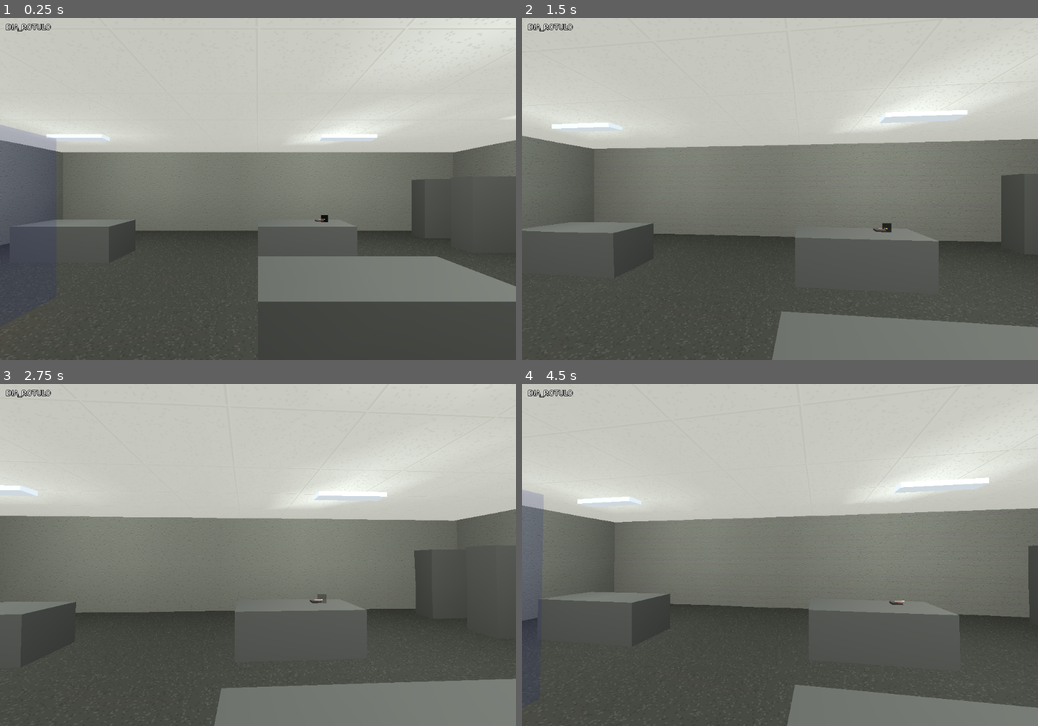
Above: before the commit, frames 1-4 (two rows, left to right).
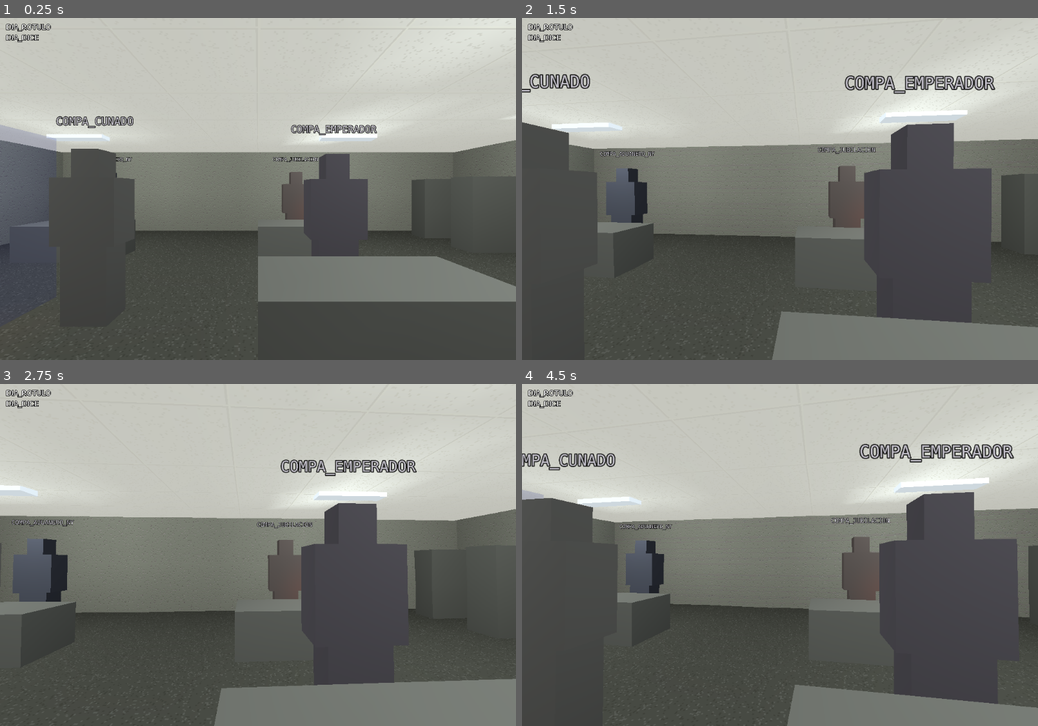
Above: after the commit, the same moments.

Repository: eGurucharri/expediente-legado
Game: Godot game, scene res://escenas/dia.tscn
The game is run twice, just before and just after one commit, with the same random seed, the same clock (stepped at 60 frames per second) and the same inputs.
Inputs (mouse positions are in pixels of both pictures, inside the frame that each line leads up to):
- Up to frame 1 (0.25 s): no input
- Up to frame 2 (1.5 s): tap Enter at 0.5 s; move the mouse to (805, 189) at 0.52 s; hold Up (ui_up) from 0.53 s (still down); tap Space at 1.25 s; move the mouse to (754, 189) at 1.27 s
- Up to frame 3 (2.75 s): keep holding Up (ui_up); tap Enter at 2 s; move the mouse to (268, 548) at 2.02 s
- Up to frame 4 (4.5 s): keep holding Up (ui_up); tap Space at 2.75, 4.25 s; move the mouse to (774, 561) at 2.77 s; tap Enter at 3.5 s; move the mouse to (816, 558) at 3.52 s; move the mouse to (738, 551) at 4.27 s

The runs differ from the first frame. In frame 1, 6.1% of the frame differs, in the area x 1-74%, y 4-91%; in frame 2, 13%; in frame 3, 8.6%; in frame 4, 15%, in the area x 0-97%, y 4-100%.

Commit message:
feat(oficina): compañeros que cambian con cada vida laboral
Cierra #125. La planta 4 eran cuatro mesas idénticas y nadie en ellas.

`companeros.gd` (puro) es el roster y quién se sienta esta vuelta. El cuñado
está SIEMPRE y es el primero —es la continuidad, igual que el gato—; los otros
tres se sortean por una semilla guardada en la jornada, así que te reasignan y
los de al lado son otros, pero recargar la partida no los cambia. Una oficina
cuya gente cambia al recargar no es una oficina.

El roster mezcla dos vetas a propósito: arquetipos de oficina de 1998 (el
becario que no consta en ninguna nómina, la que se jubila en tres semanas, el
de la mesa de en medio, el que lleva desde las nueve al teléfono) y gente real
que de verdad acabó archivando — el último emperador, que tras la reeducación
trabajó de archivero y editor; el que pasó diecinueve años de inspector de
aduanas después de escribir una novela que no leyó nadie; el auxiliar de
correspondencia comercial; el de treinta años en el Departamento de Riegos; el
que estuvo veinte años en un fielato pintando selvas que no había visto. A
ninguno se le nombra: se le reconoce, o no, y las dos cosas están bien.

**Ninguno da información.** Es la regla de `Cunado` extendida a todos, y va
codificada igual: una prueba recorre TODO lo que pueden decir y falla si
aparece el folio de un documento o el nombre de un sospechoso. Un compañero que
suelte un dato es un sistema de pistas con silla.

Hablan al acercarte y no al pulsarles, porque esto es un sitio y no un menú; y
lo que dicen rota con el día, no al azar — alguien que dijera otra cosa cada
vez que pasas por delante no estaría hablando, estaría sorteando.

Dos cosas que se vieron solo al mirar la captura: el nombre de quien tienes al
lado ocupaba media pantalla (ahora es una etiqueta y se apaga de lejos), y se
entraba en la oficina con un compañero a metro y medio de la cara, saludando
antes de que hubieras dado un paso.

Verificado: 368 pruebas (349 antes).

Co-Authored-By: Claude Opus 5 <noreply@anthropic.com>

Diff:
--- a/godot/datos/textos.csv
+++ b/godot/datos/textos.csv
@@ -26,6 +26,46 @@
 COMBATE_OBJECION,Objeción
 COMBATE_SILENCIO,Silencio
 COMBATE_VIDAS,Usted  %s %d        %s  %s %d
+COMPA_ADUANERO_NY,El inspector
+COMPA_ADUANERO_NY_1,Diecinueve años mirando lo que entra por el puerto. Aquí entra menos.
+COMPA_ADUANERO_NY_2,"Escribí un libro. No lo lea, es muy largo."
+COMPA_ADUANERO_NY_3,"Preferiría no hacerlo. Pero lo hago igual, que para eso me pagan."
+COMPA_BECARIO,El becario
+COMPA_BECARIO_1,Llevo aquí cuatro años. En prácticas.
+COMPA_BECARIO_2,No salgo en la nómina. Lo he preguntado tres veces.
+COMPA_BECARIO_3,"Si un día no vengo, el sistema no lo va a notar."
+COMPA_CORRESPONDENCIA,El auxiliar de correspondencia
+COMPA_CORRESPONDENCIA_1,"Yo llevo la correspondencia. La de la casa, digo."
+COMPA_CORRESPONDENCIA_2,Hay días en que uno es varios. Eso no consta en ningún sitio.
+COMPA_CORRESPONDENCIA_3,Cuando salgo de aquí escribo. No es nada. No pregunte.
+COMPA_CUNADO,Su compañero
+COMPA_CUNADO_1,Yo eso lo tramitaba en papel y no fallaba nunca.
+COMPA_CUNADO_2,"¿Ya te han dado el sello? A mí me lo dieron el segundo día. Bueno, el tercero."
+COMPA_CUNADO_3,"Aquí lo que hay que saber es a quién preguntar. Yo lo sé, pero es que llevo mucho."
+COMPA_EMPERADOR,El señor de la mesa del fondo
+COMPA_EMPERADOR_1,Antes tenía otro trabajo. No se lo recomendaría a nadie.
+COMPA_EMPERADOR_2,Los papeles se ordenan igual en todas partes. Eso lo aprendí tarde.
+COMPA_EMPERADOR_3,Aquí nadie se levanta cuando entro. Es un alivio.
+COMPA_EN_MEDIO,El de la mesa de en medio
+COMPA_EN_MEDIO_1,¿Yo? De aquí. De la casa.
+COMPA_EN_MEDIO_2,"Llevo más que el jefe. Que el anterior, también."
+COMPA_EN_MEDIO_3,Nadie me ha dicho nunca de qué departamento soy. Yo tampoco pregunto.
+COMPA_FIELATO,El del fielato
+COMPA_FIELATO_1,"Yo estuve veinte años en el fielato. Cobrando el peaje, ahí parado."
+COMPA_FIELATO_2,"Pinto. Selvas, sobre todo. No he visto ninguna."
+COMPA_FIELATO_3,"Si le cuento lo que sueño, no me cree."
+COMPA_JUBILACION,La que se jubila
+COMPA_JUBILACION_1,Me quedan tres semanas. Ya no cojo nada nuevo.
+COMPA_JUBILACION_2,Sé dónde está todo. Ya no es mi problema.
+COMPA_JUBILACION_3,El truco de los últimos años es no aprender nada.
+COMPA_RIEGOS,El de Riegos
+COMPA_RIEGOS_1,"Yo vengo del Departamento de Riegos. Sí, de aquí. Lo cerraron."
+COMPA_RIEGOS_2,Treinta años en esta mesa. Nadie me ha preguntado nunca qué hago.
+COMPA_RIEGOS_3,Las cosas importantes pasan lejos y tarde. Uno se entera por el archivo.
+COMPA_TELEFONO,El del teléfono
+COMPA_TELEFONO_1,"…sí… sí… no, si yo lo entiendo…"
+COMPA_TELEFONO_2,Llevo desde las nueve. No contestan.
+COMPA_TELEFONO_3,"Un momento, que me tienen en espera desde ayer."
 CUNADO_DERROTA_1,Es que se lo has puesto muy fácil.
 CUNADO_DERROTA_2,"Bueno. Tampoco es para tanto. A ver, sí lo es."
 CUNADO_DERROTA_3,Yo de ti no volvía a intentarlo hasta el jueves.
@@ -54,6 +94,7 @@
 CUNADO_VICTORIA_2,"Enhorabuena. Ahora te toca el papeleo, que es lo gordo."
 CUNADO_VICTORIA_3,"Yo lo habría cerrado el martes, pero oye, cada uno."
 DIA_DESPERTAR_DE_GOLPE,"Se despierta de golpe. Día %d, y de esta noche no queda nada."
+DIA_DICE,— %s
 DIA_EN_EL_PUESTO,Se sienta en su puesto.
 DIA_NOMINA,Nómina del día %d: %d (base %d + %d por %d expediente(s)).  Tiene %d.
 DIA_NUEVO,Día %d.
--- /dev/null
+++ b/godot/guion/companeros.gd
@@ -0,0 +1,130 @@
+## Quién se sienta en las otras mesas.
+##
+## La planta 4 tenía cuatro mesas idénticas y nadie en ellas. Con gente deja de
+## ser un decorado, y lo que la hace interesante es que **no sea la misma gente
+## cada vuelta**: te reasignan, empiezas otra vida laboral, y los de al lado son
+## otros. La única constante es el cuñado, igual que el gato.
+##
+## **Ninguno da información.** Es la regla de `Cunado` extendida a todos: un
+## compañero que nombre un documento o un sospechoso es un sistema de pistas con
+## silla. Hay prueba que recorre todo lo que pueden decir.
+##
+## El roster mezcla dos vetas a propósito. Una son arquetipos de oficina de
+## 1998. La otra es gente REAL que de verdad acabó archivando —Puyi, que tras la
+## reeducación trabajó de archivero y editor en Pekín; Melville, diecinueve años
+## de inspector de aduanas; Pessoa, auxiliar de correspondencia comercial;
+## Cavafis, treinta años en el Departamento de Riegos; Rousseau, toda la vida en
+## un fielato pintando selvas que no vio— y de ninguno hace falta inventar nada,
+## que es lo que hace que el chiste aguante. Aquí no se les nombra: se les
+## reconoce, o no, y las dos cosas están bien.
+class_name Companeros
+extends RefCounted
+
+## Cuántos se sientan alrededor, sin contar al cuñado.
+const POR_VUELTA := 3
+
+## El que está siempre. No entra en el sorteo.
+const CUNADO := {
+	"id": "cunado",
+	"nombre": "COMPA_CUNADO",
+	"frases": ["COMPA_CUNADO_1", "COMPA_CUNADO_2", "COMPA_CUNADO_3"],
+	"color": Color(0.34, 0.33, 0.31),
+}
+
+const ROSTER := [
+	# --- Los que fueron alguien ---
+	{
+		"id": "emperador",
+		"nombre": "COMPA_EMPERADOR",
+		"frases": ["COMPA_EMPERADOR_1", "COMPA_EMPERADOR_2", "COMPA_EMPERADOR_3"],
+		"color": Color(0.30, 0.28, 0.30),
+	},
+	{
+		"id": "aduanero_ny",
+		"nombre": "COMPA_ADUANERO_NY",
+		"frases": ["COMPA_ADUANERO_NY_1", "COMPA_ADUANERO_NY_2", "COMPA_ADUANERO_NY_3"],
+		"color": Color(0.28, 0.29, 0.33),
+	},
+	{
+		"id": "correspondencia",
+		"nombre": "COMPA_CORRESPONDENCIA",
+		"frases": ["COMPA_CORRESPONDENCIA_1", "COMPA_CORRESPONDENCIA_2",
+			"COMPA_CORRESPONDENCIA_3"],
+		"color": Color(0.31, 0.30, 0.33),
+	},
+	{
+		"id": "riegos",
+		"nombre": "COMPA_RIEGOS",
+		"frases": ["COMPA_RIEGOS_1", "COMPA_RIEGOS_2", "COMPA_RIEGOS_3"],
+		"color": Color(0.33, 0.32, 0.29),
+	},
+	{
+		"id": "fielato",
+		"nombre": "COMPA_FIELATO",
+		"frases": ["COMPA_FIELATO_1", "COMPA_FIELATO_2", "COMPA_FIELATO_3"],
+		"color": Color(0.29, 0.32, 0.30),
+	},
+	# --- Los de siempre ---
+	{
+		"id": "becario",
+		"nombre": "COMPA_BECARIO",
+		"frases": ["COMPA_BECARIO_1", "COMPA_BECARIO_2", "COMPA_BECARIO_3"],
+		"color": Color(0.32, 0.31, 0.34),
+	},
+	{
+		"id": "jubilacion",
+		"nombre": "COMPA_JUBILACION",
+		"frases": ["COMPA_JUBILACION_1", "COMPA_JUBILACION_2", "COMPA_JUBILACION_3"],
+		"color": Color(0.34, 0.30, 0.28),
+	},
+	{
+		"id": "mesa_de_en_medio",
+		"nombre": "COMPA_EN_MEDIO",
+		"frases": ["COMPA_EN_MEDIO_1", "COMPA_EN_MEDIO_2", "COMPA_EN_MEDIO_3"],
+		"color": Color(0.30, 0.30, 0.30),
+	},
+	{
+		"id": "telefono",
+		"nombre": "COMPA_TELEFONO",
+		"frases": ["COMPA_TELEFONO_1", "COMPA_TELEFONO_2", "COMPA_TELEFONO_3"],
+		"color": Color(0.33, 0.29, 0.31),
+	},
+]
+
+
+## Quiénes están esta vida laboral. El cuñado el primero, siempre.
+##
+## Determinista por [param semilla], que se guarda en la partida: la misma
+## vuelta tiene siempre los mismos compañeros y volver a cargar no los cambia.
+## Si cambiaran al recargar, la planta 4 sería un generador de gente y no una
+## oficina.
+static func plantilla(semilla: int) -> Array:
+	var rng := RandomNumberGenerator.new()
+	rng.seed = semilla
+	var sorteo := ROSTER.duplicate()
+	for i in range(sorteo.size() - 1, 0, -1):
+		var j := rng.randi_range(0, i)
+		var guardado = sorteo[i]
+		sorteo[i] = sorteo[j]
+		sorteo[j] = guardado
+	return [CUNADO] + sorteo.slice(0, mini(POR_VUELTA, sorteo.size()))
+
+
+## Lo que dice hoy. Rota con el día y no al azar: alguien que dijera otra cosa
+## cada vez que pasas por delante no está hablando, está sorteando.
+static func frase_de(companero: Dictionary, dia: int) -> String:
+	var frases: Array = companero["frases"]
+	if frases.is_empty():
+		return ""
+	return frases[maxi(dia - 1, 0) % frases.size()]
+
+
+## Todo lo que la plantilla puede llegar a decir. Existe para que la prueba lo
+## recorra ENTERO: una regla sobre lo que se dice solo vale si se comprueba
+## sobre todo lo que se puede decir.
+static func todas_las_frases() -> Array:
+	var todas := []
+	for quien in [CUNADO] + ROSTER:
+		for clave in quien["frases"]:
+			todas.append(TranslationServer.translate(clave))
+	return todas
--- a/godot/guion/dia_app.gd
+++ b/godot/guion/dia_app.gd
@@ -104,7 +104,11 @@
 ## catálogo, y aun así esta pantalla no sabe qué forma tiene ninguna sala.
 func _espacio_de(fase: String) -> Dictionary:
 	if fase != "sueño":
-		return EspaciosCatalogo.de_fase(fase)
+		# En copia: el catálogo es una constante, y añadirle la plantilla de
+		# esta vuelta encima la dejaría pegada para toda la partida.
+		var sitio := EspaciosCatalogo.de_fase(fase).duplicate(true)
+		sitio["figuras"] = _plantilla_en(sitio)
+		return sitio
 
 	if jornada["sueno_escenas"].is_empty():
 		jornada["sueno_escenas"] = Sueno.noche(
@@ -146,6 +150,13 @@
 func _al_pisar_salida(cuerpo: Node3D, salida: Area3D) -> void:
 	if cuerpo != _caminante or _pantalla != null:
 		return
+	# Alguien que dice algo al pasar. No lleva a ninguna parte, así que se
+	# atiende antes de mirar destinos.
+	var frase: String = salida.get_meta("frase")
+	if not frase.is_empty():
+		_nomina.text = tr("DIA_DICE") % tr(frase)
+		return
+
 	var destino: String = salida.get_meta("destino")
 
 	# Hay dos clases de sitio que se pisan: los que llevan a otra parte del día
@@ -184,6 +195,28 @@
 	_entrar_en(destino)
 
 
+## Los compañeros de esta vida laboral, sentados donde el sitio diga.
+##
+## La plantilla se sortea por la semilla de la vuelta, que vive en la jornada:
+## te reasignan y los de al lado son otros, pero volver a cargar la partida no
+## los cambia. Una oficina cuya gente cambia al recargar no es una oficina.
+func _plantilla_en(sitio: Dictionary) -> Array:
+	var sitios: Array = sitio.get("sitios_companeros", [])
+	if sitios.is_empty():
+		return []
+	var figuras := []
+	var quienes := Companeros.plantilla(jornada["plantilla"])
+	for i in mini(quienes.size(), sitios.size()):
+		var quien: Dictionary = quienes[i]
+		figuras.append({
+			"pos": sitios[i],
+			"color": quien["color"],
+			"rotulo": tr(quien["nombre"]),
+			"frase": Companeros.frase_de(quien, jornada["dia"]),
+		})
+	return figuras
+
+
 ## El expediente, encima del día y sin salir de él.
 ##
 ## El visor es una pantalla completa con su propia partida: mientras está
--- a/godot/guion/espacio_3d.gd
+++ b/godot/guion/espacio_3d.gd
@@ -59,13 +59,31 @@
 
 	# Las figuras y los carteles son del sueño (#87), pero este módulo sigue sin
 	# saberlo: aquí solo hay una silueta en un sitio y un texto contra un muro.
+	var zonas := []
 	for figura in espacio.get("figuras", []):
 		var cuerpo := FiguraSilueta.construir(
 			raiz, figura["pos"], figura.get("color", Color(0.30, 0.28, 0.34)))
 		if not figura.get("rotulo", "").is_empty():
-			_cartel(cuerpo, figura["rotulo"],
+			var nombre := _cartel(cuerpo, figura["rotulo"],
 				Vector3(0, FiguraSilueta.altura() + 0.35, 0), 0.0,
 				figura.get("color_rotulo", Color(0.75, 0.74, 0.78)), true)
+			# El nombre de alguien es una etiqueta, no un cartel de pared: al
+			# lado ocupaba media pantalla. Y se apaga de lejos, o la oficina es
+			# una lista de nombres flotando sobre las mesas.
+			nombre.pixel_size = 0.0026
+			nombre.visibility_range_end = 11.0
+			nombre.visibility_range_end_margin = 3.0
+		# Quien tiene algo que decir lo dice al acercarte, no al pulsarle: esto
+		# es un sitio y no un menú de diálogo. La zona es una más de las que se
+		# pisan, así que quien orquesta el día no aprende un mecanismo nuevo.
+		if not figura.get("frase", "").is_empty():
+			zonas.append(_salida(raiz, {
+				"pos": figura["pos"] + Vector3(0, 1.0, 0),
+				"destino": "",
+				"frase": figura["frase"],
+				"tam": Vector3(2.2, 2.0, 2.2),
+				"visible": false,
+			}))
 
 	for cartel in espacio.get("carteles", []):
 		_cartel(raiz, cartel["texto"], cartel["pos"] + Vector3(0, ALTURA_CARTEL, 0),
@@ -82,7 +100,7 @@
 	for luz in espacio.get("luces", []):
 		_luz(raiz, luz)
 
-	var salidas := []
+	var salidas := zonas
 	for salida in espacio.get("salidas", []):
 		salidas.append(_salida(raiz, salida))
 	return salidas
@@ -265,6 +283,7 @@
 	zona.position = salida["pos"]
 	zona.set_meta("destino", salida["destino"])
 	zona.set_meta("rotulo", salida.get("rotulo", ""))
+	zona.set_meta("frase", salida.get("frase", ""))
 
 	var forma := CollisionShape3D.new()
 	var caja := BoxShape3D.new()
--- a/godot/guion/espacios_catalogo.gd
+++ b/godot/guion/espacios_catalogo.gd
@@ -48,6 +48,19 @@
 		{"pos": Vector3(2, 2.65, 2), "color": Color(0.86, 0.90, 0.92), "energia": 2.2},
 		# El que parpadea no existe todavía; cuando exista, es una entrada más.
 		{"pos": Vector3(5.5, 2.65, 0), "color": Color(0.86, 0.90, 0.92), "energia": 1.6},
+	],
+	# Dónde se sienta cada cual. Su puesto es el de (-4, 1): ese no se ocupa.
+	# El primero de la lista es el del cuñado, que está de pie al lado de su
+	# mesa porque el cuñado nunca está en la suya.
+	"sitios_companeros": [
+		# El cuñado, de pie al lado de su mesa. Apartado del punto de entrada:
+		# puesto encima, te saludaba antes de que hubieras dado un paso.
+		Vector3(-1.9, 0, 0.4),
+		Vector3(-4, 0, -2.95),
+		Vector3(1, 0, -2.95),
+		# Al otro lado de su mesa, no en el lado de la puerta: sentado ahí, se
+		# entraba en la oficina con su nombre a metro y medio de la cara.
+		Vector3(1, 0, 0.05),
 	],
 	# Uno en su puesto y otro en el de al lado, que no es suyo y también humea.
 	"cigarros": [Vector3(-3.3, 0.76, 1.2), Vector3(1.4, 0.76, -2.1)],
--- a/godot/guion/jornada.gd
+++ b/godot/guion/jornada.gd
@@ -72,6 +72,10 @@
 		# salido, se vuelve a él: **el mapa no crece esa noche**, que es un
 		# castigo que es exactamente lo que perdiste — no llegaste.
 		"mapa_anoche": [],
+		# Con quién te toca compartir planta esta vida laboral. Se sortea una
+		# vez y se guarda: los compañeros cambian cuando te reasignan, no
+		# cuando recargas la partida.
+		"plantilla": randi(),
 	}
 
 
--- a/godot/pruebas/pruebas.gd
+++ b/godot/pruebas/pruebas.gd
@@ -37,6 +37,7 @@
 	_compilan()
 	_salida_del_sueno()
 	_jornada_antigua()
+	_companeros()
 
 	print("\n%d pasadas, %d fallos" % [pasadas, fallos])
 	quit(1 if fallos > 0 else 0)
@@ -1745,3 +1746,68 @@
 		sonando["sueno_escenas"].size(), Sueno.ESCENAS_POR_NOCHE)
 	comprobar("y no se despierta en el primer fotograma",
 		Jornada.gastar_sueno(sonando, 0.016), false)
+
+
+# --- La plantilla del archivo (#125) -----------------------------------------
+
+func _companeros() -> void:
+	# El cuñado está siempre, y es el primero: es la continuidad de una vuelta
+	# a otra, igual que el gato.
+	for semilla in [1, 7, 4242, 999999]:
+		var quienes := Companeros.plantilla(semilla)
+		comprobar("el cuñado está en la vuelta %d" % semilla,
+			quienes[0]["id"], "cunado")
+		comprobar("y la planta se llena", quienes.size(), Companeros.POR_VUELTA + 1)
+		var ids := {}
+		for quien in quienes:
+			ids[quien["id"]] = true
+		comprobar("sin repetir a nadie en la %d" % semilla, ids.size(), quienes.size())
+
+	# Dos vidas laborales distintas traen gente distinta...
+	var una := Companeros.plantilla(1).map(func(q): return q["id"])
+	var otra := Companeros.plantilla(2).map(func(q): return q["id"])
+	comprobar("dos vueltas no traen la misma plantilla", una == otra, false)
+	# ...y la misma vuelta, recargada, trae la misma: una oficina cuya gente
+	# cambia al recargar la partida no es una oficina.
+	comprobar("la misma vuelta trae siempre la misma",
+		Companeros.plantilla(1).map(func(q): return q["id"]), una)
+
+	# Lo que dice rota con el DÍA. Al azar por fotograma no estaría hablando,
+	# estaría sorteando.
+	var quien: Dictionary = Companeros.ROSTER[0]
+	comprobar("dice lo mismo si pasas dos veces el mismo día",
+		Companeros.frase_de(quien, 3), Companeros.frase_de(quien, 3))
+	comprobar("y otra cosa al día siguiente",
+		Companeros.frase_de(quien, 3) == Companeros.frase_de(quien, 4), false)
+
+	# LA REGLA: ninguno da información. Es la del cuñado extendida a todos.
+	var contenido := Contenido.new()
+	contenido.cargar()
+	var prohibido := []
+	for caso in contenido.casos:
+		for registro in caso["registros"]:
+			prohibido.append(registro["folio"])
+		for sospechoso in caso["sospechosos"]:
+			prohibido.append(sospechoso["nombre"])
+	var chivatazos := []
+	for frase in Companeros.todas_las_frases():
+		for termino in prohibido:
+			if frase.contains(termino):
+				chivatazos.append(frase)
+	comprobar("ningún compañero nombra un documento ni un sospechoso", chivatazos, [])
+
+	# Y ninguno se queda mudo: una silueta con nombre y sin nada que decir se
+	# lee como que está rota.
+	var mudos := []
+	for alguien in [Companeros.CUNADO] + Companeros.ROSTER:
+		if alguien["frases"].is_empty() or Companeros.frase_de(alguien, 1).is_empty():
+			mudos.append(alguien["id"])
+		if TranslationServer.translate(alguien["nombre"]) == alguien["nombre"]:
+			mudos.append(alguien["id"])
+	comprobar("ninguno se queda sin nombre ni sin voz", mudos, [])
+
+	# Hay sitio para todos los que se sortean: con menos sillas que gente, uno
+	# se queda de pie dentro de otro.
+	comprobar("la oficina tiene sillas para la plantilla",
+		EspaciosCatalogo.OFICINA["sitios_companeros"].size() >= Companeros.POR_VUELTA + 1,
+		true)
Not shown, added: godot/guion/companeros.gd.uid
